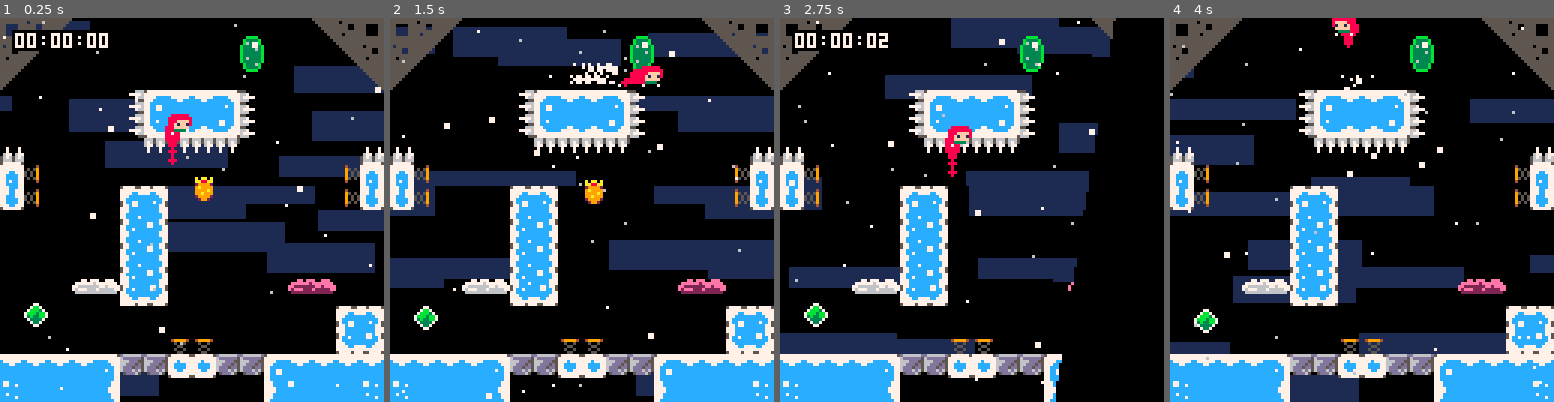
Above: before the commit, frames 1-4 (left to right).
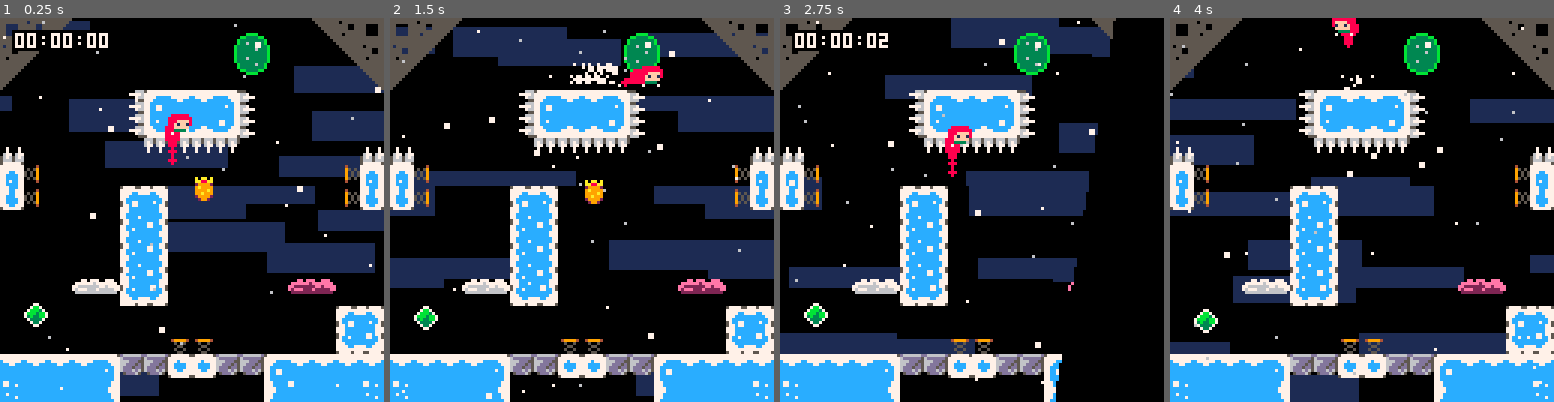
Above: after the commit, the same moments.

Repository: CelesteClassic/newleste.p8
Game: PICO-8 cartridge ridge.p8
Same seed, same stepped clock (60 frames per second), same inputs: the game is played once before the commit and once after it.
Inputs:
- Up to frame 1 (0.25 s): no input
- Up to frame 2 (1.5 s): tap X (X key) at 0.33, 1.07 s; tap O (Z key) at 0.7 s
- Up to frame 3 (2.75 s): hold Right 1.6-2.1 s; tap O (Z key) at 1.7, 2.1, 2.5 s; tap X (X key) at 1.85 s; hold Up 2.15-2.42 s; hold Right from 2.47 s (still down)
- Up to frame 4 (4 s): tap O (Z key) at 2.9, 3.3, 3.7 s; tap X (X key) at 2.97 s; release Right at 3.03 s; hold Left 3.08-3.58 s; hold Down 3.63-3.97 s

The runs differ from the first frame. In frame 1, 0.5% of the frame differs, in the area x 60-71%, y 3-15%; in frame 2, 0.4%; in frame 3, 0.5%; in frame 4, 0.5%.

Commit message:
a bit less bouncy animation

Diff:
--- a/ridge.p8
+++ b/ridge.p8
@@ -818,25 +818,23 @@
 
 green_bubble={
   init=function(this)
-    this.poff=0
     this.t=0
   end,
   update=function(this)
-    if frames%2==0 then this.poff=(this.poff+1)%8 end
   end,
   draw=function(this)
   	local x,y=this.x,this.y
   	this.t+=0.2
-  	local dr=1
-  	local sx=round(sin(this.t/4))
-  	ovalfill(x-dr-sx,y-dr+sx,x+7+dr+sx,y+7+dr-sx,3)
-  	oval(x-dr-sx,y-dr+sx,x+7+dr+sx,y+7+dr-sx,11)
+  	local sx=max(0,sgn(sin(this.t/4)))
+    for f in all({ovalfill,oval}) do
+      f(x-2-sx,y-3+sx,x+9+sx,y+10-sx,f==ovalfill and 3 or 11)
+    end
   	for dx=2,5 do
-    local _t,bx=(this.t+3*dx)%8
-    local bx=sgn(dx-4)*round(sin(_t/16))
-    rectfill(x+dx-bx,y+8-_t,x+dx-bx,y+8-_t,6)
+      local _t=(this.t+3*dx)%8
+      local bx=sgn(dx-4)*round(sin(_t/16))
+      rectfill(x+dx-bx,y+8-_t,x+dx-bx,y+8-_t,6)
   	end
-  	rectfill(x+5+0.5*sx,y+1+0.5*sx,x+6+0.5*sx,y+2+0.5*sx,7)
+  	rectfill(x+5,y+sx,x+6,y+1+sx,7)
   end
 }
 
